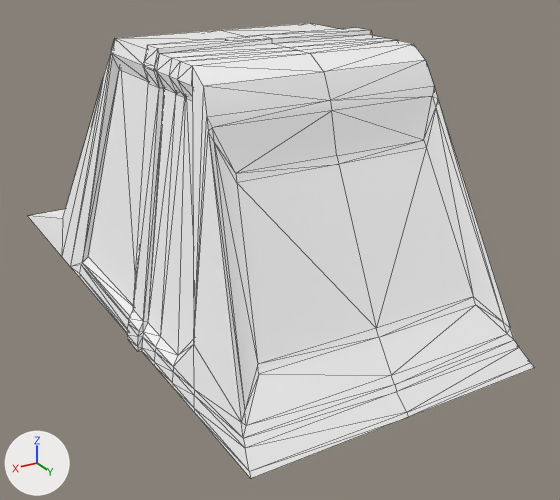
A saved change to the glTF model src/assets/3d/CLASSIC-TOP.glb.
Before and after are seen from a camera (50 mm lens) standing at (1.849, 3.257, 2.783) and looking at (-0.151, -0.077, 1.116). Every picture has the same lights, and +X, +Y and +Z are marked at lower left. Mesh edges are drawn as thin lines. Where no turn or scale is listed for an object, it has been applied to the vertices. Vertices at the same position are counted once.
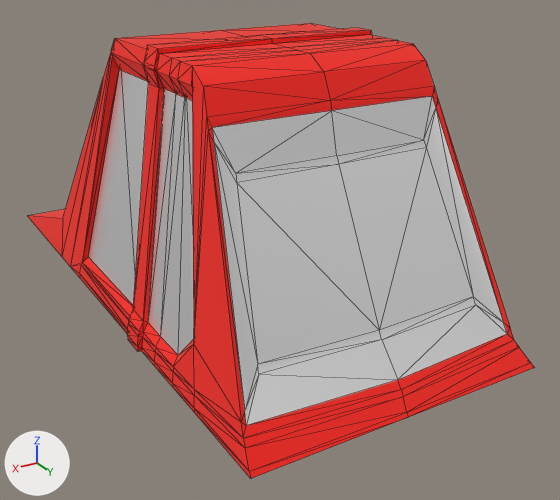
What the commit changed:
Picture 'Image_1' (img_image_1) is new.
In material 'Material_0' (mat_material_0), metallic goes from 1.0 to 0.7.
In material 'Material_0' (mat_material_0), roughness goes from 0.997 to 0.3.
Material 'Material_1' (mat_material_1) is new.
Its texture is img_image_1.
Its metallic is 1.0.
Its roughness is 0.997.
me_mesh_0 has 52 vertices, 52 faces and spans x -0.7..0.7, y -1.2..1.09, z 0.99..2.14.
me_mesh_0 is used by ob_mesh_0; location (0.0, 0.0, 0.0).
Part 1, on me_mesh_0:
Vertex 20 of me_mesh_0 moves from (0.0, 0.99, 1.14) at pixel (378, 337) to (0.0, 1.01, 1.14) at pixel (381, 339).
Vertex 30 of me_mesh_0 moves from (0.0, 1.09, 1.0) at pixel (391, 375) to (0.0, 1.13, 1.0) at pixel (397, 379).
Vertex 43 of me_mesh_0 moves from (0.0, 0.97, 1.17) at pixel (376, 328) to (0.0, 0.99, 1.17) at pixel (379, 330).
me_mesh_1 has 236 vertices, 414 faces and spans x -0.77..0.77, y -2.0..1.21, z 0.87..2.27.
me_mesh_1 is used by ob_mesh_1; location (0.0, 0.0, 0.0).
Before the commit, vertices of me_mesh_1: 86 (0.0, 1.11, 0.97) at pixel (394, 384), 153 (0.0, 1.09, 1.0) at pixel (391, 375), 168 (0.0, 1.13, 0.94) at pixel (396, 391).
me_mesh_1 no longer uses material mat_material_0 (picture img_image_0).
Part 2, on me_mesh_1:
Vertices 86, 153, 168 of me_mesh_1 move by (0.0, 0.04, 0.0).
me_mesh_1 now uses material mat_material_1 (picture img_image_1).

Location of each change, [x1, y1, x2, y2] in pixels of the pictures (560 x 500 px; the box of a moved part takes in the faces that stretch with it):
'Mesh_0', surface changed, reshaped (white to grey)
    both: [88, 70, 507, 425]
'Mesh_1', surface changed, recoloured, reshaped (white to red)
    both: [28, 23, 535, 479]
part 1 of me_mesh_0, moved or reshaped
    both: [237, 148, 507, 425]
part 2 of me_mesh_1, moved or reshaped
    both: [243, 334, 519, 448]
